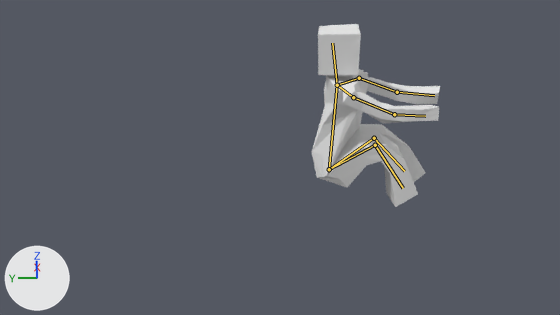
The Blender file game_rsrc/common/mesh/default_player.blend, before and after one commit.
One viewpoint serves both versions: the file's camera 'Camera'. Arrows for +X, +Y and +Z are at lower left; the lights stay in place. Both versions are drawn at the pose saved in each file; the numbers are the values there. The bones that bend it are drawn over the model as lines.

The first picture shows 'PolySphere'.
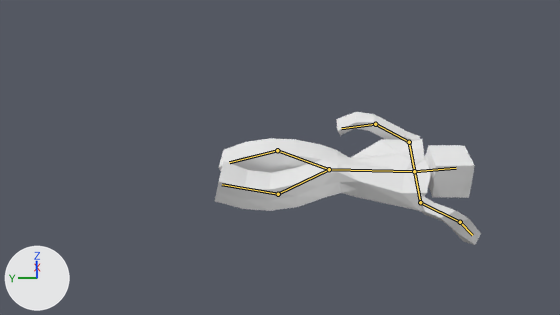
What differs and where, as boxes [x1, y1, x2, y2] in the pictures (560 x 315 px):
```json
{"object": "PolySphere", "change": "posed", "before": [312, 24, 440, 207], "after": [215, 112, 481, 245], "on screen": "107% wider, 27% shorter"}
{"bone": "Bone", "before": "(329, 169) to (337, 85)", "after": "(329, 169) to (414, 171)"}
{"bone": "Bone.001", "before": "(337, 85) to (359, 78)", "after": "(414, 171) to (409, 142)"}
{"bone": "Bone.002", "before": "(359, 78) to (397, 92)", "after": "(409, 142) to (375, 124)"}
{"bone": "Bone.003", "before": "(397, 92) to (434, 95)", "after": "(375, 124) to (341, 128)"}
{"bone": "Bone.006", "before": "(337, 85) to (353, 97)", "after": "(414, 171) to (420, 202)"}
{"bone": "Bone.007", "before": "(353, 97) to (394, 114)", "after": "(420, 202) to (460, 222)"}
{"bone": "Bone.008", "before": "(394, 114) to (425, 116)", "after": "(460, 222) to (472, 235)"}
{"bone": "Bone.009", "before": "(329, 169) to (374, 138)", "after": "(329, 169) to (277, 150)"}
{"bone": "Bone.010", "before": "(374, 138) to (404, 171)", "after": "(277, 150) to (229, 162)"}
{"bone": "Bone.011", "before": "(329, 169) to (375, 145)", "after": "(329, 169) to (278, 194)"}
{"bone": "Bone.012", "before": "(375, 145) to (403, 188)", "after": "(278, 194) to (222, 184)"}
```

Scene script edits in JSON lines:
```json
{"block": "bone_bone", "where": "bone_bone = bpy.data.objects['Armature'].pose.bones['Bone']"}
{"op": "set", "path": "bone_bone.rotation_quaternion", "old": "(-0.713, -0.068, 0.129, 0.686)", "new": "(0.99, 0.075, -0.115, 0.029)", "note": "degrees (16, -5, -89) -> degrees (8, -13, 2)"}
{"block": "bone_bone_001", "where": "bone_bone_001 = bpy.data.objects['Armature'].pose.bones['Bone.001']  # child of 'Bone'"}
{"op": "set", "path": "bone_bone_001.rotation_quaternion", "old": "(0.999, 0.02, 0.017, 0.043)", "new": "(0.93, -0.01, 0.001, -0.367)", "note": "degrees (2, 2, 5) -> degrees (-1, 0, -43)"}
{"block": "bone_bone_002", "where": "bone_bone_002 = bpy.data.objects['Armature'].pose.bones['Bone.002']  # child of 'Bone.001'"}
{"op": "set", "path": "bone_bone_002.rotation_quaternion", "old": "(-0.774, -0.192, 0.162, 0.581)", "new": "(-0.976, -0.092, -0.085, -0.177)", "note": "degrees (29, -2, -74) -> degrees (12, 8, 21)"}
{"block": "bone_bone_003", "where": "bone_bone_003 = bpy.data.objects['Armature'].pose.bones['Bone.003']  # child of 'Bone.002'"}
{"op": "set", "path": "bone_bone_003.rotation_quaternion", "old": "(0.986, 0.013, 0.11, -0.128)", "new": "(0.909, -0.077, -0.257, -0.319)", "note": "degrees (0, 13, -15) -> degrees (2, -31, -39)"}
{"block": "bone_bone_006", "where": "bone_bone_006 = bpy.data.objects['Armature'].pose.bones['Bone.006']  # child of 'Bone'"}
{"op": "set", "path": "bone_bone_006.rotation_quaternion", "old": "(0.925, -0.134, -0.004, -0.356)", "new": "(0.937, -0.14, -0.029, -0.319)", "note": "degrees (-14, -6, -41) -> degrees (-14, -8, -37)"}
{"block": "bone_bone_007", "where": "bone_bone_007 = bpy.data.objects['Armature'].pose.bones['Bone.007']  # child of 'Bone.006'"}
{"op": "set", "path": "bone_bone_007.rotation_quaternion", "old": "(-0.794, 0.05, -0.144, 0.588)", "new": "(-0.233, 0.925, -0.045, 0.298)", "note": "degrees (-15, 10, -74) -> degrees (-147, -32, -15)"}
{"block": "bone_bone_008", "where": "bone_bone_008 = bpy.data.objects['Armature'].pose.bones['Bone.008']  # child of 'Bone.007'"}
{"op": "set", "path": "bone_bone_008.rotation_quaternion", "old": "(-0.971, -0.099, 0.142, 0.163)", "new": "(-0.909, -0.045, 0.088, 0.406)", "note": "degrees (14, -14, -21) -> degrees (9, -7, -49)"}
{"block": "bone_bone_009", "where": "bone_bone_009 = bpy.data.objects['Armature'].pose.bones['Bone.009']"}
{"op": "set", "path": "bone_bone_009.rotation_quaternion", "old": "(0.223, -0.059, 0.475, 0.849)", "new": "(0.994, -0.053, -0.021, 0.09)", "note": "degrees (55, 18, 160) -> degrees (-6, -2, 10)"}
{"block": "bone_bone_010", "where": "bone_bone_010 = bpy.data.objects['Armature'].pose.bones['Bone.010']  # child of 'Bone.009'"}
{"op": "set", "path": "bone_bone_010.rotation_quaternion", "old": "(0.785, 0.043, -0.023, 0.617)", "new": "(0.971, 0.043, -0.071, -0.224)", "note": "degrees (2, -5, 76) -> degrees (7, -7, -26)"}
{"block": "bone_bone_011", "where": "bone_bone_011 = bpy.data.objects['Armature'].pose.bones['Bone.011']"}
{"op": "set", "path": "bone_bone_011.rotation_quaternion", "old": "(0.316, -0.188, -0.272, 0.889)", "new": "(0.989, 0.0, 0.035, -0.144)", "note": "degrees (-38, 9, 138) -> degrees (-1, 4, -17)"}
{"block": "bone_bone_012", "where": "bone_bone_012 = bpy.data.objects['Armature'].pose.bones['Bone.012']  # child of 'Bone.011'"}
{"op": "set", "path": "bone_bone_012.rotation_quaternion", "old": "(0.664, -0.033, -0.06, 0.744)", "new": "(0.955, -0.009, -0.14, 0.261)", "note": "degrees (-8, -2, 97) -> degrees (-5, -15, 31)"}
```
